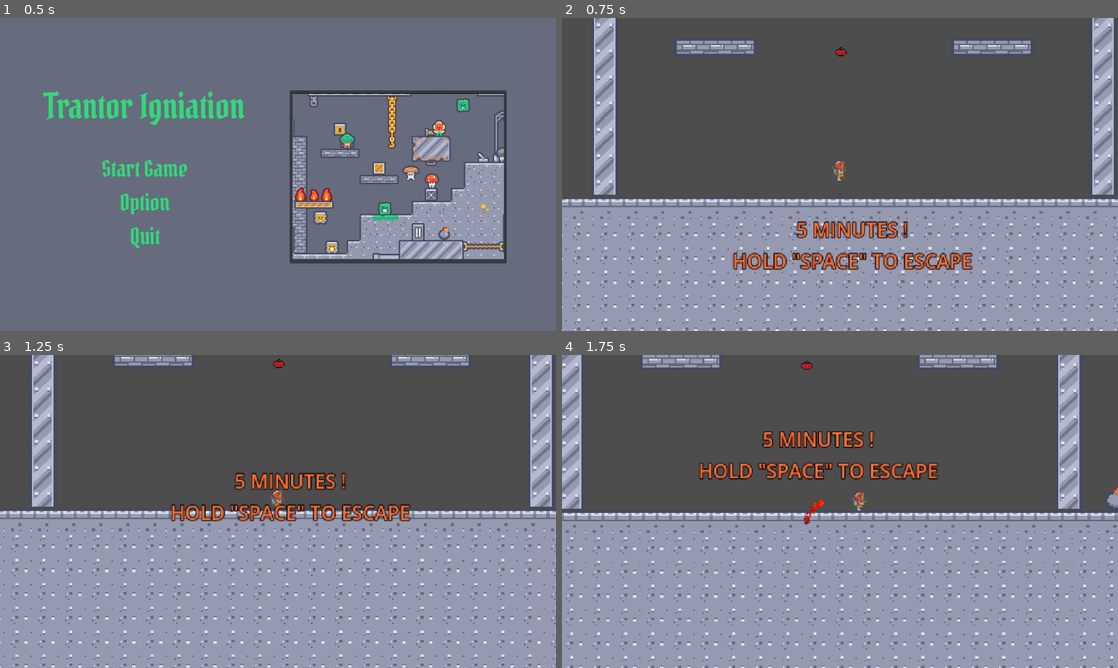
Above: before the commit, frames 1-4 (two rows, left to right).
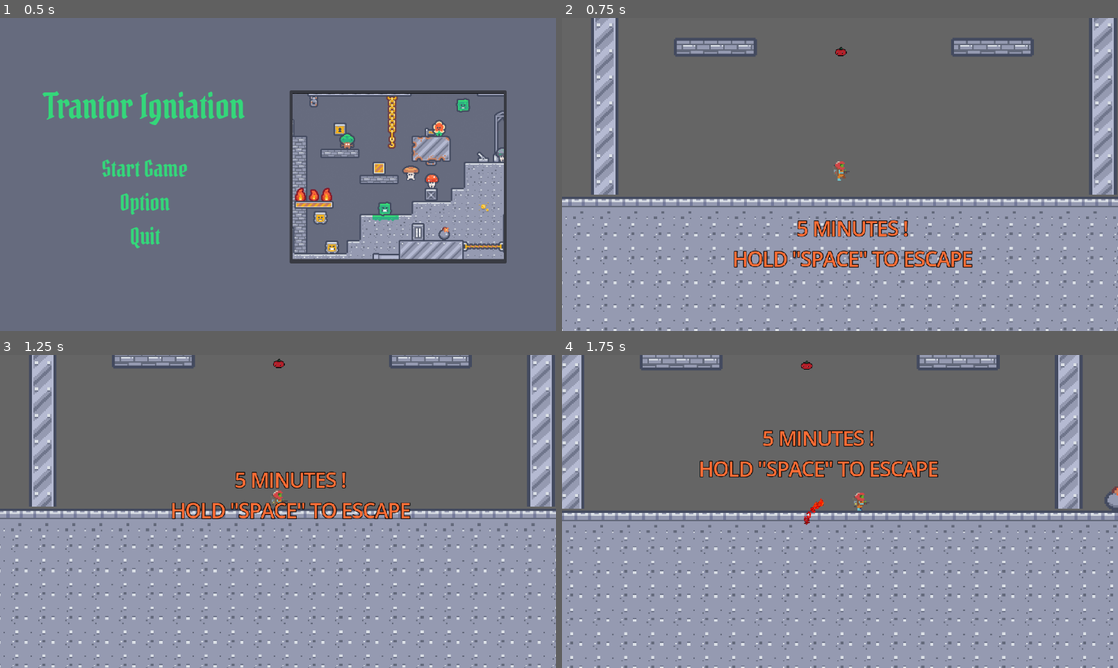
Above: after the commit, the same moments.

Repository: Kerwanc/TrantorIgniation
Game: Godot game, scene res://scenes/main_menu.tscn
Two runs of this game, one before a commit and one after it. Both use one fixed random seed, a clock stepped at 60 frames per second and the inputs below.
Inputs:
- Up to frame 1 (0.5 s): no input
- Up to frame 2 (0.75 s): click "Start Game" at 0.5 s
- Up to frame 3 (1.25 s): no input
- Up to frame 4 (1.75 s): tap Enter (ui_accept) at 1.25, 1.52 s; hold Right (ui_right) from 1.28 s (still down)

Frame 1 is identical in both runs. In frame 2, 2.5% of the frame differs, in the area x 30-74%, y 64-81%; in frame 3, 2.4%; in frame 4, 2.5%.

Commit message:
feat(groups)

Diff:
--- a/project.godot
+++ b/project.godot
@@ -20,6 +20,15 @@
 window/stretch/mode="viewport"
 window/stretch/aspect="expand"
 
+[global_group]
+
+tilemap=""
+player=""
+
+[gui]
+
+theme/default_font_multichannel_signed_distance_field=true
+
 [physics]
 
 3d/physics_engine="Jolt Physics"
@@ -28,3 +37,4 @@
 
 textures/canvas_textures/default_texture_filter=0
 rendering_device/driver.windows="d3d12"
+environment/defaults/default_clear_color=Color(0.39688927, 0.39688927, 0.39688924, 1)
